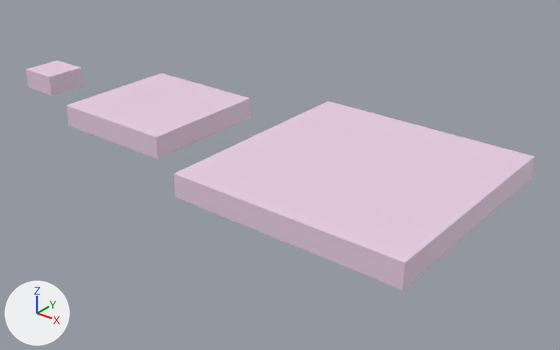
Before and after pictures for a commit that changed the FBX model Assets/Models/platformtile.fbx.
One viewpoint serves both versions: a camera (50 mm lens) standing at (16.83, -11.55, 6.61) and looking at (7.15, 0.55, -0.9). Lighting does not change. The marker at lower left points along +X, +Y and +Z. Where no turn or scale is listed for an object, it has been applied to the vertices.

The first picture shows 'plank1m', 'plank3m', 'plank5m'.
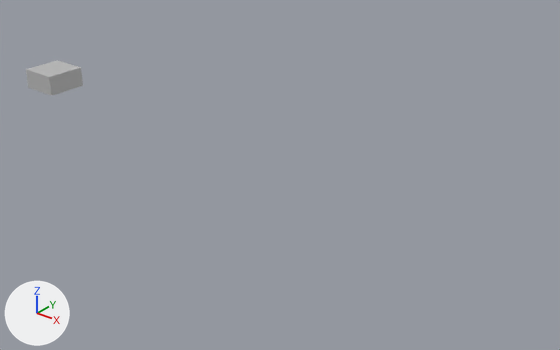
The newer file is also turned or shifted as a whole; pictures and numbers use the older file's frame.

Pixel boxes (x1, y1, x2, y2) of what changed, in the pictures (560 x 350 px):
'plank5m', deleted: before (174, 101, 535, 290)
'plank3m', deleted: before (66, 73, 250, 159)
'plank1m', recoloured (white to grey): (26, 60, 83, 96) in both

The edits, one by one:
Material 'lambert1' (mat_lambert1) is new.
Its base color is (0.5, 0.5, 0.5) (grey #bcbcbc).
me_mesh has 8 vertices, 6 faces and spans x -0.5..0.5, y -0.5..0.5, z -0.25..0.25.
me_mesh no longer uses material mat_lambert2 (white #ecd1e7).
me_mesh now uses material mat_lambert1 (grey #bcbcbc).
Object 'plank5m' (ob_plank5m) is deleted.
Object 'plank3m' (ob_plank3m) is deleted.
